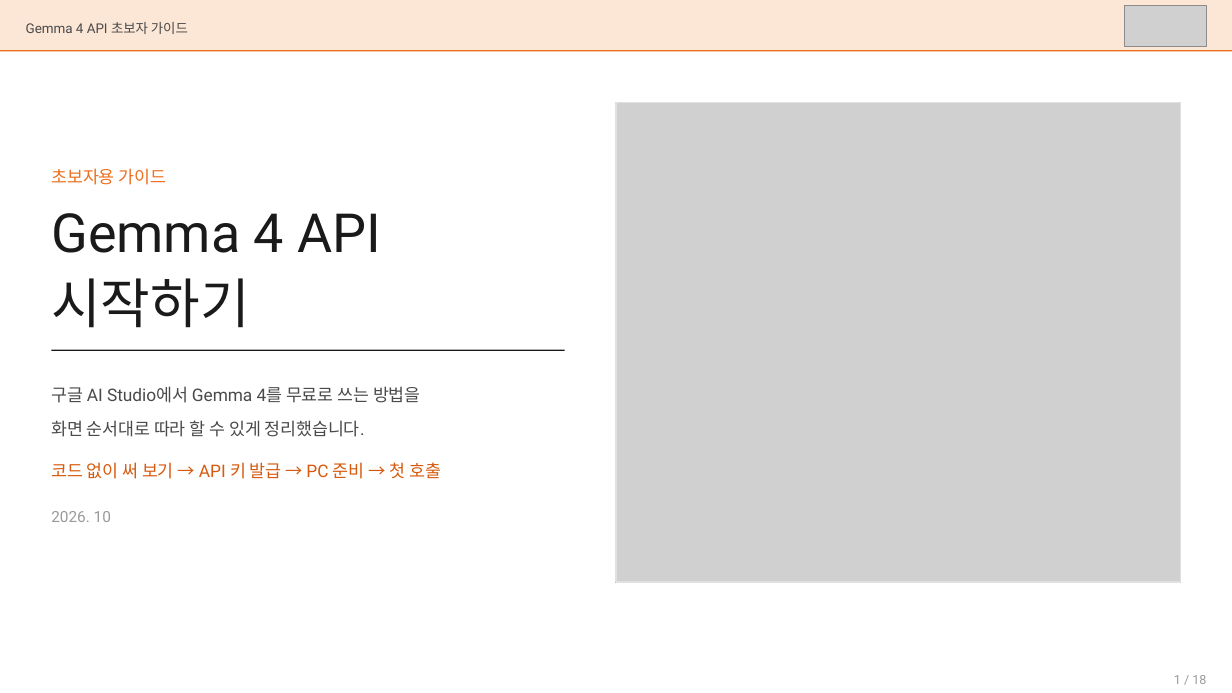
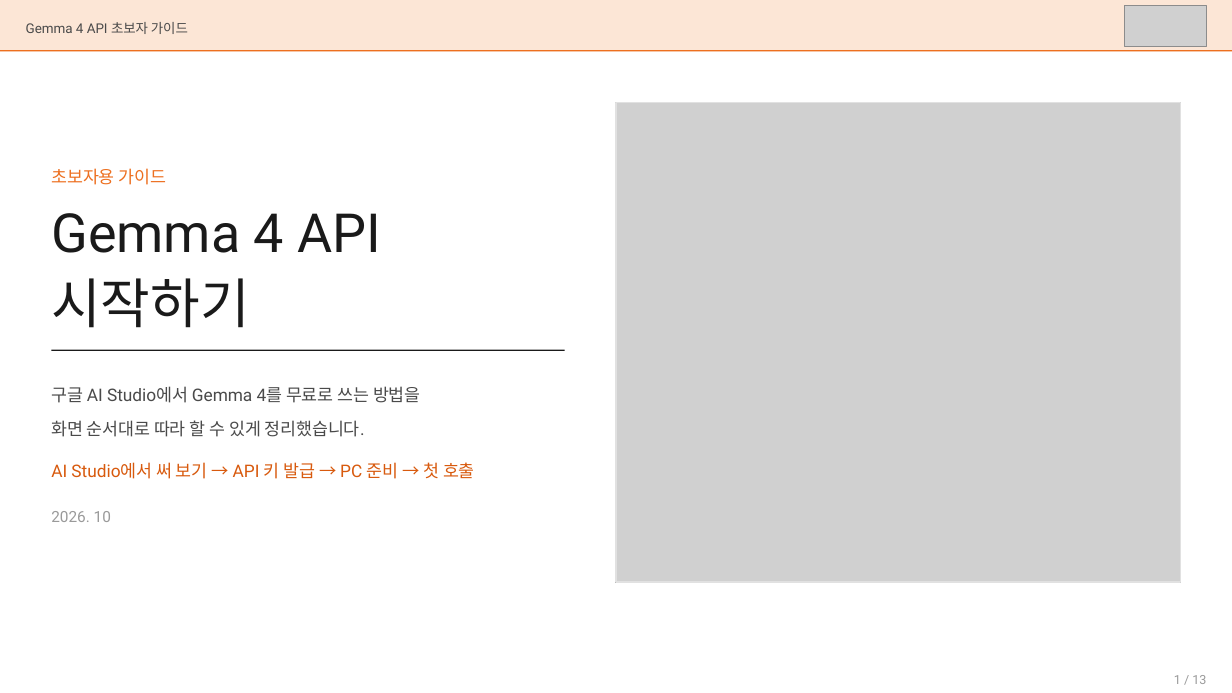
Before and after one commit to mulgae-life/ai-infra, a slide deck: slide 1 of agent-guide/docs/Gemma4_API_초보자_가이드.pptx. Drawn at 1232x693 pixels with LibreOffice and Linux fonts; fonts in the diff are those of the drawing; grey boxes stand for pictures. Boxes give left, top, right and bottom in pixels: in the first picture for what was removed or moved away, otherwise in the second. Text is boxed around its words. In the diff, an @@ line names an element or a change of style, - is before the commit and + after.

```diff
--- a/agent-guide/docs/Gemma4_API_초보자_가이드.pptx
+++ b/agent-guide/docs/Gemma4_API_초보자_가이드.pptx
@@ text at <box>51,462,475,479</box>: text changed @@
-코드 없이 써 보기 → API 키 발급 → PC 준비 → 첫 호출
+AI Studio에서 써 보기 → API 키 발급 → PC 준비 → 첫 호출
```
Also in this commit, not shown: 10 other slides changed, 2 slides added, 7 slides removed, 1 other file.
